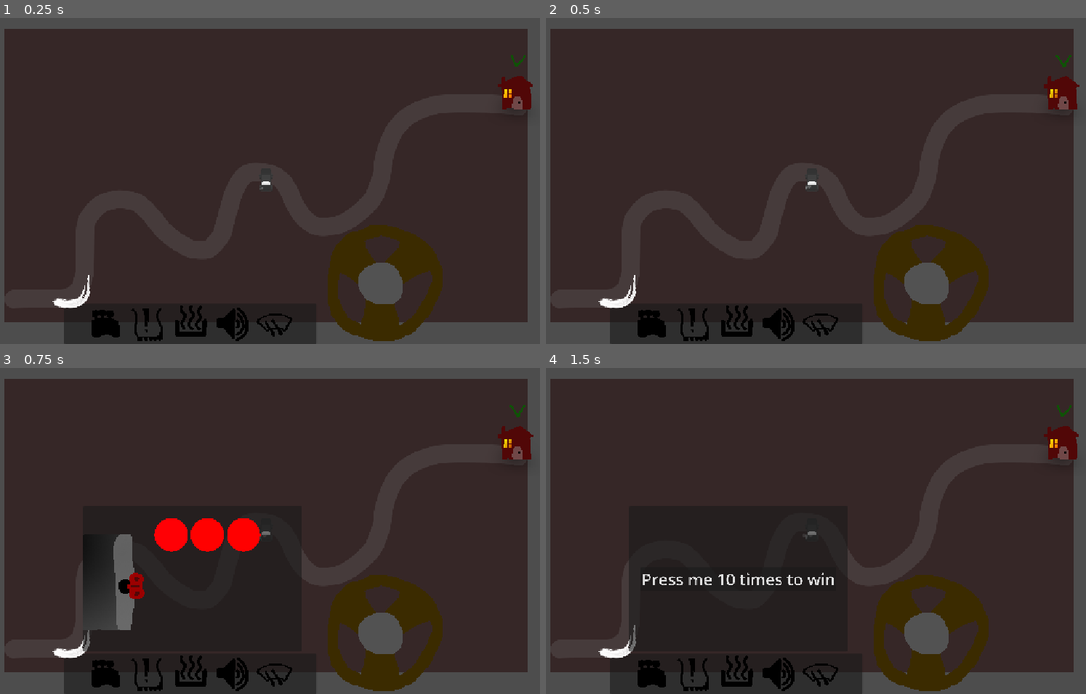
Above: before the commit, frames 1-4 (two rows, left to right).
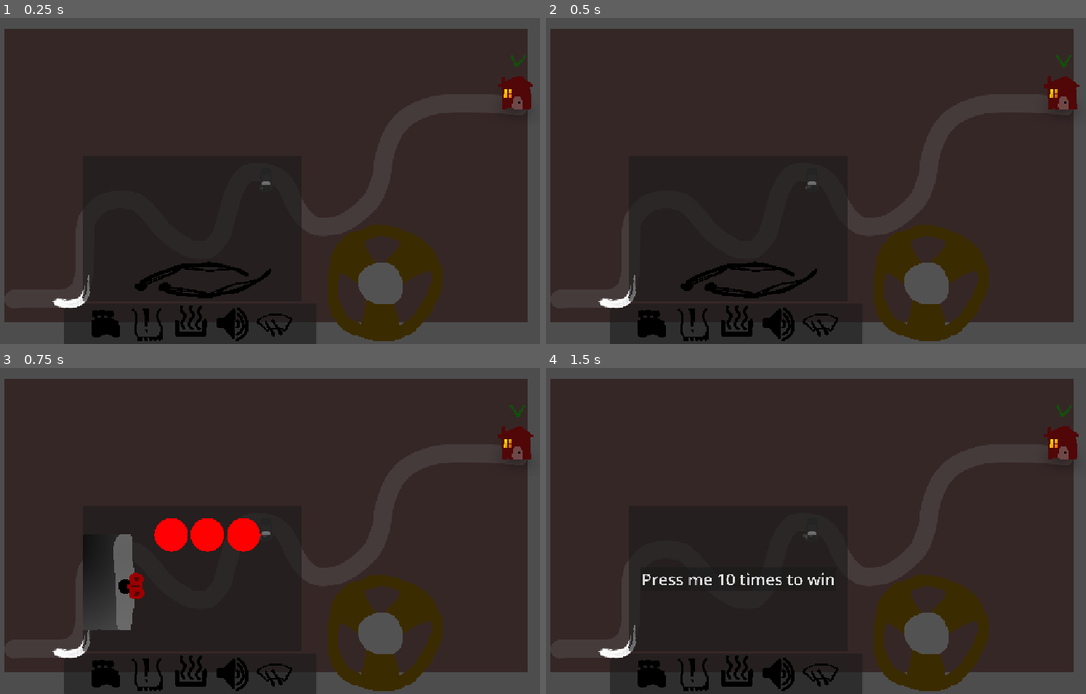
Above: after the commit, the same moments.

Repository: DBorgKiwami/game-jam-2
Game: Godot game, scene res://levels/testlevel.tscn
Two runs of this game, one before a commit and one after it. Both use one fixed random seed, a clock stepped at 60 frames per second and the inputs below. The engine's default icon, where the game draws it, is replaced by a stand-in: a white triangle on a blue panel in a dark square.
Inputs (mouse positions are in pixels of both pictures, inside the frame that each line leads up to):
- Up to frame 1 (0.25 s): no input
- Up to frame 2 (0.5 s): no input
- Up to frame 3 (0.75 s): click (108, 674) at 0.5 s
- Up to frame 4 (1.5 s): click (691, 674) at 1.25 s

The runs differ from the first frame. In frame 1, 4.4% of the frame differs, in the area x 15-56%, y 44-88%; in frame 2, 4.4%; in frame 3, nothing differs; in frame 4, nothing differs.

Commit message:
Reconfigured windshield game + added screenshader for overall fog

Diff:
--- a/globals/car_stats.gd
+++ b/globals/car_stats.gd
@@ -15,9 +15,12 @@
 	#"aerial" = true
 }
 
+var clearing_windshield := false
+
 # called from player/car script when timer sets off
 func break_something():
 	#var part_to_break = car_parts.keys()[4] # HARDCODE
+
 	# check from parts still intact
 	var intact = car_parts.keys().filter(func(p): return car_parts[p])
 	# if all broken, just return
--- /dev/null
+++ b/levels/screen_shaders/fog.gdshader
@@ -0,0 +1,59 @@
+shader_type canvas_item;
+
+float random(vec2 st) {
+    return fract(sin(dot(st, vec2(12.9898, 78.233))) * 43758.5453123);
+}
+
+// https://thebookofshaders.com/13/
+// noise: smooth random values across 2D space
+float noise (in vec2 st) {
+    vec2 i = floor(st); // cell division
+    vec2 f = fract(st); // raw pos within cell
+    // four corners
+    float a = random(i + vec2(0.0, 0.0));
+    float b = random(i + vec2(1.0, 0.0));
+    float c = random(i + vec2(0.0, 1.0));
+    float d = random(i + vec2(1.0, 1.0));
+    // remapped pos
+    vec2 u = f * f * (3.0 - 2.0 * f);
+
+    float ab = mix(a,b,u.x); // interp along x axis ab corners
+    float cd = mix(c,d,u.x);
+    float ylerp = mix(ab,cd,u.y); // interp corners along y
+    return ylerp;
+}
+
+float fractalBrownianMotion (in vec2 st) {
+    // layering multiple lvls of noise atop each other
+    float val;
+    float amp = .5;
+    for (int i = 0; i < 5; i++) {
+        val += amp*noise(st);
+        amp*=.45;
+        st*=2.;
+    }
+    return val;
+}
+
+mat2 Rotate(float angle) {
+    float s = sin(angle), c = cos(angle);
+    return mat2(vec2(c, -s), vec2(s, c));
+}
+
+void fragment() {
+    vec2 uv0 = SCREEN_UV;
+    vec3 col = vec3(0);
+
+    // background + rotation
+    float a = TIME * .02;
+    uv0 *= Rotate(a);
+    uv0 *= 100.; // bg zoom
+    float perlin = fractalBrownianMotion(uv0);
+    col += mix(
+            vec3(0.698, 0.7059, 0.7098),
+            vec3(0.2941, 0.2902, 0.2941),
+            perlin);
+
+    col *= col * col;
+	COLOR = vec4(col * 1., COLOR.a); // maintain alpha via modulate
+}
--- a/levels/testlevel.tscn
+++ b/levels/testlevel.tscn
@@ -7,6 +7,7 @@
 [ext_resource type="Texture2D" uid="uid://b41nogyg4jk2m" path="res://images/level_area_mask.png" id="4_t3dhk"]
 [ext_resource type="PackedScene" uid="uid://bl4vjqa80jcv6" path="res://levels/house.tscn" id="5_8j3fl"]
 [ext_resource type="Texture2D" uid="uid://dignekr3rbv8n" path="res://images/dirt_texture.png" id="6_l0kak"]
+[ext_resource type="PackedScene" uid="uid://6106asoa5w8s" path="res://minigames/fog.tscn" id="8_82lur"]
 
 [node name="Testlevel" type="Node2D" unique_id=1543706350]
 
@@ -37,6 +38,7 @@
 polygon = PackedVector2Array(569, -230, 555, -234, 555, -235.5, 368.40002, -235.5, 345.90002, -229.5, 342.59998, -229.5 …(2583 unchanged characters)…
 
 [node name="DirtTexture" type="Sprite2D" parent="." unique_id=1659279530]
+visible = false
 position = Vector2(33.000008, -24.999992)
 scale = Vector2(7.12, 7.12)
 texture = ExtResource("6_l0kak")
@@ -44,5 +46,10 @@
 [node name="House" parent="." unique_id=696121312 instance=ExtResource("5_8j3fl")]
 position = Vector2(1651, -572)
 
+[node name="ScreenShaders" type="CanvasLayer" parent="." unique_id=974190273]
+layer = 0
+
+[node name="Fog" parent="ScreenShaders" unique_id=4997018 instance=ExtResource("8_82lur")]
+
 [connection signal="body_entered" from="LevelArea2D" to="Car" method="_on_level_area_2d_body_entered"]
 [connection signal="body_exited" from="LevelArea2D" to="Car" method="_on_level_area_2d_body_exited"]
--- /dev/null
+++ b/minigames/fog.tscn
@@ -0,0 +1,16 @@
+[gd_scene format=3 uid="uid://6106asoa5w8s"]
+
+[ext_resource type="Shader" uid="uid://btvvot8svcmwx" path="res://levels/screen_shaders/fog.gdshader" id="1_71cki"]
+
+[sub_resource type="ShaderMaterial" id="ShaderMaterial_6euoa"]
+shader = ExtResource("1_71cki")
+
+[node name="Fog" type="ColorRect" unique_id=4997018 groups=["fog"]]
+modulate = Color(1, 1, 1, 0)
+material = SubResource("ShaderMaterial_6euoa")
+anchors_preset = 15
+anchor_right = 1.0
+anchor_bottom = 1.0
+grow_horizontal = 2
+grow_vertical = 2
+color = Color(0.5254902, 1, 1, 1)
--- a/minigames/windshield.gd
+++ b/minigames/windshield.gd
@@ -2,7 +2,7 @@
 
 @onready var l_wind_shield: Sprite2D = $"Windshield Interactibles/LWindShield"
 @onready var r_wind_shield: Sprite2D = $"Windshield Interactibles/RWindShield"
-@onready var fog: Sprite2D = $Fog
+@onready var fog_reference : ColorRect = get_tree().get_first_node_in_group("fog")
 
 @export var l_shield_min_rot : int
 @export var l_shield_max_rot : int
@@ -10,7 +10,6 @@
 @export var r_shield_max_rot : int
 var wshield_has_mouse = false
 var beingClicked = false
-var started := false
 var fog_tween: Tween
 
 func _ready() -> void:
@@ -21,9 +20,12 @@
 	print("here")
 	if !CarStats.car_parts["windshield"]:
 		print("resetting")
-		if fog_tween: fog_tween.kill()
-		fog.modulate.a = 1.0
-		started = false
+		#if fog_tween: fog_tween.kill()
+		#fog_reference.modulate.a = 1.0
+		#var target = 1.0
+		#fog_tween = create_tween()
+		#fog_tween.tween_property(fog_reference, "modulate:a", target, 0.1)
+		CarStats.clearing_windshield = false
 
 func _on_area_2d_mouse_entered() -> void:
 	wshield_has_mouse = true
@@ -37,7 +39,7 @@
 	if visible:
 		if (Input.is_action_pressed("left_click") and wshield_has_mouse) or beingClicked:
 			beingClicked = true
-			started = true
+			CarStats.clearing_windshield = true
 			l_wind_shield.rotation_degrees += (Input.get_last_mouse_velocity().x)/100
 			l_wind_shield.rotation_degrees = clamp(l_wind_shield.rotation_degrees, l_shield_min_rot, l_shield_max_rot)
 			r_wind_shield.rotation_degrees += (Input.get_last_mouse_velocity().x)/100
@@ -46,10 +48,11 @@
 			beingClicked = false
 
 func _on_fog_area_2d_entered(area: Area2D) -> void:
-	if visible and started:
-		var target = fog.modulate.a - 0.05
+	if visible and CarStats.clearing_windshield:
 		if fog_tween: fog_tween.kill()
+		var target = fog_reference.modulate.a - 0.05
 		fog_tween = create_tween()
-		fog_tween.tween_property(fog, "modulate:a", target, 0.1)
+		fog_tween.tween_property(fog_reference, "modulate:a", target, 0.1)
+		print("clearing fog ", target)
 		if target <= 0:
 			SignalBus.part_repaired.emit(CarStats.car_part.WINDSHIELD)
--- a/minigames/windshield.tscn
+++ b/minigames/windshield.tscn
@@ -2,10 +2,9 @@
 
 [ext_resource type="Script" uid="uid://ckcppo6kfrenh" path="res://minigames/windshield.gd" id="1_7pmbe"]
 [ext_resource type="Texture2D" uid="uid://chnevs7bbylrr" path="res://images/wind_shield.png" id="2_fqfgp"]
-[ext_resource type="Texture2D" uid="uid://dignekr3rbv8n" path="res://images/dirt_texture.png" id="3_7pmbe"]
 
 [sub_resource type="RectangleShape2D" id="RectangleShape2D_7pmbe"]
-size = Vector2(505, 515)
+size = Vector2(772, 515)
 
 [node name="Windshield" type="Node2D" unique_id=1467513764]
 script = ExtResource("1_7pmbe")
@@ -14,7 +13,34 @@
 r_shield_min_rot = 30
 r_shield_max_rot = 150
 
+[node name="Panel" type="Panel" parent="." unique_id=1473536304]
+z_index = -1
+custom_minimum_size = Vector2(1080, 720)
+anchors_preset = 8
+anchor_left = 0.5
+anchor_top = 0.5
+anchor_right = 0.5
+anchor_bottom = 0.5
+offset_left = -540.0
+offset_top = -360.0
+offset_right = 540.0
+offset_bottom = 360.0
+grow_horizontal = 2
+grow_vertical = 2
+mouse_filter = 2
+
+[node name="Fog" type="Sprite2D" parent="." unique_id=1711576771]
+modulate = Color(1, 1, 1, 0)
+position = Vector2(12, -99)
+
+[node name="Area2D" type="Area2D" parent="Fog" unique_id=874138189]
+
+[node name="CollisionShape2D" type="CollisionShape2D" parent="Fog/Area2D" unique_id=2033265881]
+position = Vector2(134, -5.5)
+shape = SubResource("RectangleShape2D_7pmbe")
+
 [node name="Windshield Interactibles" type="Node2D" parent="." unique_id=1100404298]
+z_index = 5
 position = Vector2(-671, -222)
 
 [node name="LWindShield" type="Sprite2D" parent="Windshield Interactibles" unique_id=1418928990]
@@ -48,35 +74,8 @@
 position = Vector2(-379.2207, 314.28552)
 polygon = PackedVector2Array(-705.5, -382.495, -705.5, -380.79498, -532.8, -369.395, -526.8, -369.395, -288.7, -287.395 …(564 unchanged characters)…
 
-[node name="Panel" type="Panel" parent="." unique_id=1473536304]
-z_index = -1
-custom_minimum_size = Vector2(1080, 720)
-anchors_preset = 8
-anchor_left = 0.5
-anchor_top = 0.5
-anchor_right = 0.5
-anchor_bottom = 0.5
-offset_left = -540.0
-offset_top = -360.0
-offset_right = 540.0
-offset_bottom = 360.0
-grow_horizontal = 2
-grow_vertical = 2
-mouse_filter = 2
-
-[node name="Fog" type="Sprite2D" parent="." unique_id=1711576771]
-modulate = Color(1, 1, 1, 0)
-position = Vector2(12, -99)
-texture = ExtResource("3_7pmbe")
-
-[node name="Area2D" type="Area2D" parent="Fog" unique_id=874138189]
-
-[node name="CollisionShape2D" type="CollisionShape2D" parent="Fog/Area2D" unique_id=2033265881]
-position = Vector2(0.5, -5.5)
-shape = SubResource("RectangleShape2D_7pmbe")
-
+[connection signal="area_entered" from="Fog/Area2D" to="." method="_on_fog_area_2d_entered"]
 [connection signal="mouse_entered" from="Windshield Interactibles/LWindShield/LWindShieldArea2D" to="." method="_on_area_2d_mouse_entered"]
 [connection signal="mouse_exited" from="Windshield Interactibles/LWindShield/LWindShieldArea2D" to="." method="_on_area_2d_mouse_exited"]
 [connection signal="mouse_entered" from="Windshield Interactibles/RWindShield/RWindShieldArea2D" to="." method="_on_area_2d_mouse_entered"]
 [connection signal="mouse_exited" from="Windshield Interactibles/RWindShield/RWindShieldArea2D" to="." method="_on_area_2d_mouse_exited"]
-[connection signal="area_entered" from="Fog/Area2D" to="." method="_on_fog_area_2d_entered"]
--- a/player/player.gd
+++ b/player/player.gd
@@ -6,6 +6,7 @@
 var inStorm := false
 var offroad := false
 
+@onready var fog_reference : ColorRect = get_tree().get_first_node_in_group("fog")
 @export var maxSpeed : float = 100.0
 @export var maxBrakingSpeed : float = 20.0
 @export var maxTurnSpeed : float = 2.0
@@ -28,8 +29,6 @@
 var forwardSpeed : float = 0
 var turningSpeed : float = 0
 
-@onready var dirt_texture: Sprite2D = $"../DirtTexture"
-
 func _ready() -> void:
 	SignalBus.connect("reached_house", victory)
 	#SignalBus.connect("broken_part", _break_part)
@@ -50,18 +49,20 @@
 
 # Decrease player health/warm if in storm or heater is off
 var t := 0.0
+var fog_tween: Tween
 func _process(delta: float) -> void:
 	t = delta * 0.025
 	if inStorm or !CarStats.car_parts["heating"]:
 		PlayerStats.health = lerp(PlayerStats.health, 0.0, t)
 	else:
 		PlayerStats.health = lerp(PlayerStats.health, 100.0, t)
-	if !CarStats.car_parts["windshield"]:
-		dirt_texture.modulate.a = 1.0
-		#dirt_texture.modulate.a = lerp(dirt_texture.modulate.a, 1.0, t)
-	else:
-		dirt_texture.modulate.a = 0.0
-		#dirt_texture.modulate.a = lerp(dirt_texture.modulate.a, 0.0, t)
+	# if windshield just broke and player hasnt started clearing, fog it up
+	if !CarStats.car_parts["windshield"] and !CarStats.clearing_windshield:
+		if fog_tween: fog_tween.kill()
+		var target = clamp(fog_reference.modulate.a + 0.05, 0.0, 1.0)
+		fog_tween = create_tween()
+		fog_tween.tween_property(fog_reference, "modulate:a", target, 0.1)
+
 
 func _physics_process(delta: float) -> void:#
 	# Check if player is breaking
--- a/ui/toolbar.gd
+++ b/ui/toolbar.gd
@@ -7,8 +7,8 @@
 var timeElapsed = 0
 
 func _on_break(index):
-	print(index)
-	print(buttonsIndicators)
+	#print(index)
+	#print(buttonsIndicators)
 	buttonsIndicators[index] = true
 	#var i = 0
 	#for part in CarStats.car_parts:
--- a/ui/toolbar.tscn
+++ b/ui/toolbar.tscn
@@ -140,6 +140,5 @@
 visible = false
 
 [node name="Windshield" parent="MinigameContainer" unique_id=498169465 instance=ExtResource("9_m6d4s")]
-visible = false
 
 [connection signal="pressed" from="ToolbarAndWheel/Toolbar/Return" to="." method="_on_return_pressed"]
Not shown, added: levels/screen_shaders/fog.gdshader.uid
